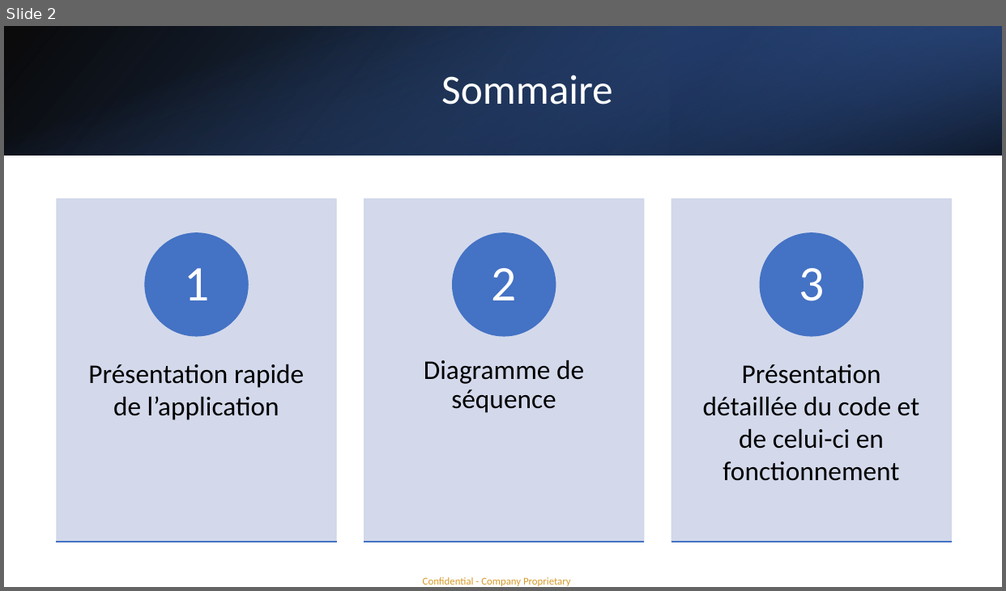
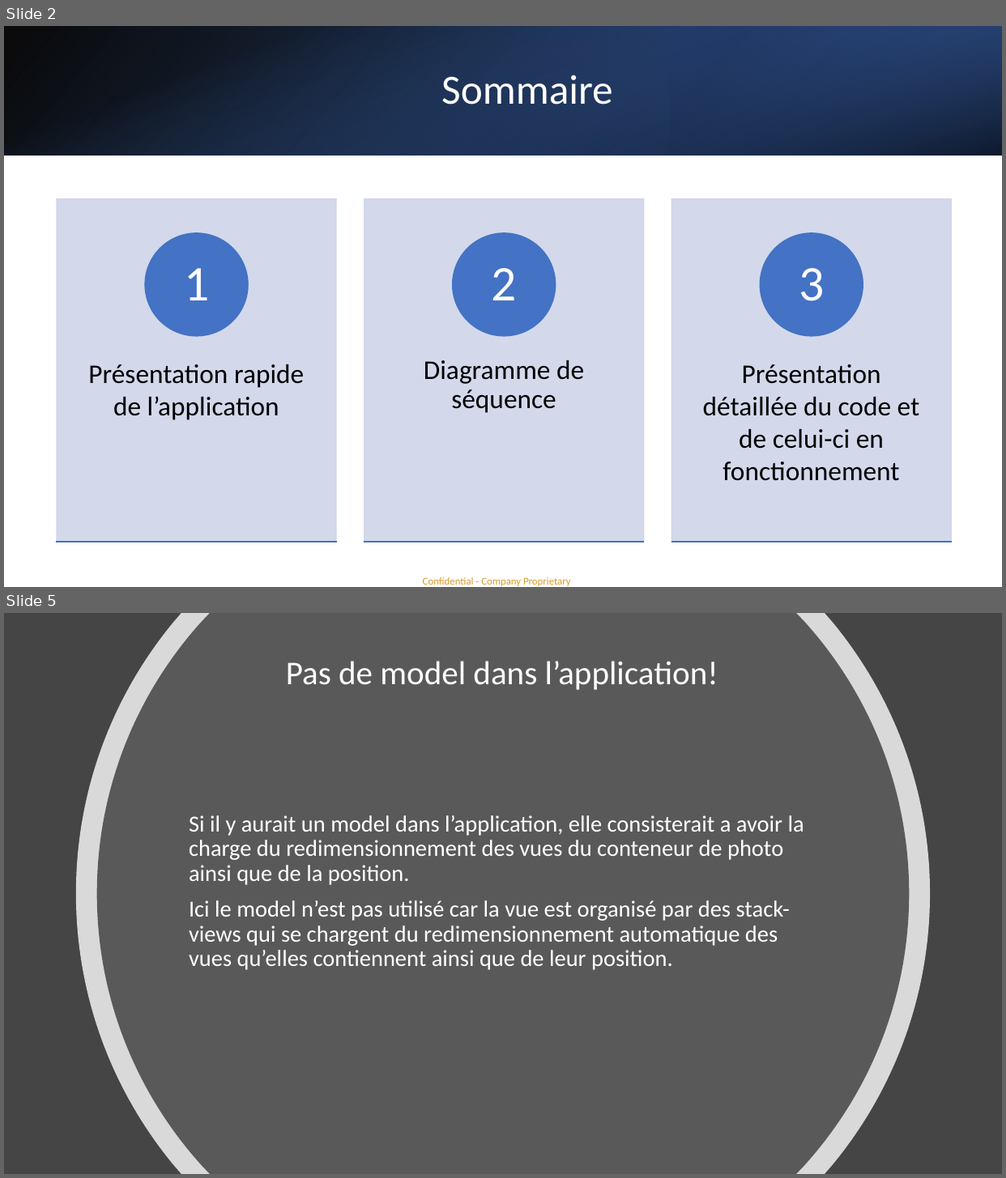
Before and after one commit to yoan8306/P4-Instagrid, a slide deck: p4_soussand_yoan/Présentation1.pptx. Shown one above the other, each under a label of ours: slide 2 before the commit, slides 2 and 5 after it; the slides between them are not shown. The pictures are 1006x591 and 1006x1178 pixels, drawn with LibreOffice and Linux fonts; fonts in the diff are those of the drawing. Boxes give left, top, right and bottom in pixels: in the first picture for what was removed or moved away, otherwise in the second. Text is boxed around its words. In the diff, an @@ line names an element or a change of style, - is before the commit and + after.

```diff
--- a/p4_soussand_yoan/Présentation1.pptx
+++ b/p4_soussand_yoan/Présentation1.pptx
@@ slide 5 added at [4, 613, 1002, 1174], background #454545 @@
@@ freeform shape added at [76, 613, 930, 1174], fill #FFFFFF at 80% opacity @@
@@ freeform shape added at [97, 613, 909, 1174], fill #595959 @@
@@ text added at [286, 661, 718, 690], 32 pt, text #FFFFFF @@
+Pas de model dans l’application!
@@ text added at [189, 815, 804, 970], 22.2 pt, text #FFFFFF @@
+Si il y aurait un model dans l’application, elle consisterait a avoir la charge du redimensionnement des vues du conteneur de photo ainsi que de la position.
+Ici le model n’est pas utilisé car la vue est organisé par des stack-views qui se chargent du redimensionnement automatique des vues qu’elles contiennent ainsi que de leur position.
```
Also in this commit, not shown: 3 slides changed, 11 other files.
